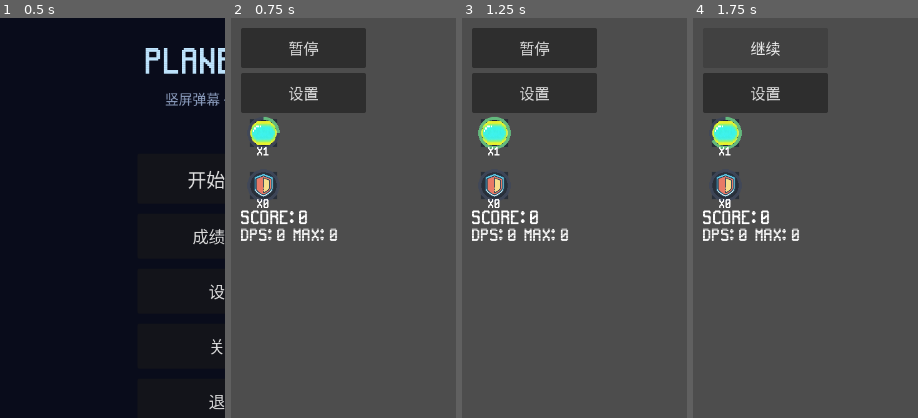
Above: before the commit, frames 1-4 (left to right).
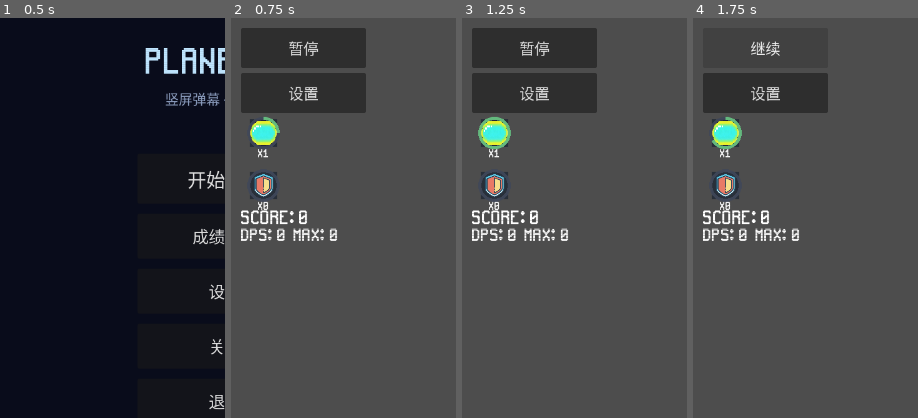
Above: after the commit, the same moments.

Repository: qingzhixing/plane-war
Game: Godot game, scene res://scenes/MainMenu.tscn
The game is run twice, just before and just after one commit, with the same random seed, the same clock (stepped at 60 frames per second) and the same inputs. Sound files missing from this copy of the repository are replaced by a short silence.
Inputs:
- Up to frame 1 (0.5 s): no input
- Up to frame 2 (0.75 s): click "开始游戏" at 0.5 s
- Up to frame 3 (1.25 s): no input
- Up to frame 4 (1.75 s): click "暂停" at 1.25 s
The pictures show only the part of the screen within x 0-50%, y 0-50%; the shares and areas given below are measured in that part.

Frame 1 is identical in both runs. In frame 2, 0.2% of the frame differs, in the area x 11-17%, y 32-48%; in frame 3, 0.2%; in frame 4, 0.2%.

Commit message:
🎨 UI: StatusSlot 使用场景树子节点而非脚本动态创建
Made-with: Cursor

Diff:
--- a/scenes/ui/StatusSlot.tscn
+++ b/scenes/ui/StatusSlot.tscn
@@ -3,4 +3,13 @@
 [ext_resource type="Script" path="res://scripts/ui/side_weapon_cd_slot.gd" id="1"]
 
 [node name="StatusSlot" type="Control"]
+custom_minimum_size = Vector2(56, 72)
+mouse_filter = 2
 script = ExtResource("1")
+
+[node name="CountLabel" type="Label" parent="."]
+layout_mode = 0
+mouse_filter = 2
+horizontal_alignment = 1
+vertical_alignment = 1
+text = "x1"
--- a/scripts/ui/side_weapon_cd_slot.gd
+++ b/scripts/ui/side_weapon_cd_slot.gd
@@ -13,18 +13,13 @@
 var ratio: float = 1.0  # 剩余 CD 比例或就绪度
 var count: int = 1
 
-var _count_label: Label
+@onready var _count_label: Label = $CountLabel
 
 func _init() -> void:
 	custom_minimum_size = Vector2(56, 72)
 	mouse_filter = Control.MOUSE_FILTER_IGNORE
 
 func _ready() -> void:
-	_count_label = Label.new()
-	_count_label.horizontal_alignment = HORIZONTAL_ALIGNMENT_CENTER
-	_count_label.add_theme_font_size_override("font_size", 18)
-	_count_label.mouse_filter = Control.MOUSE_FILTER_IGNORE
-	add_child(_count_label)
 	_update_count_text()
 	_fit_count_label()
 
